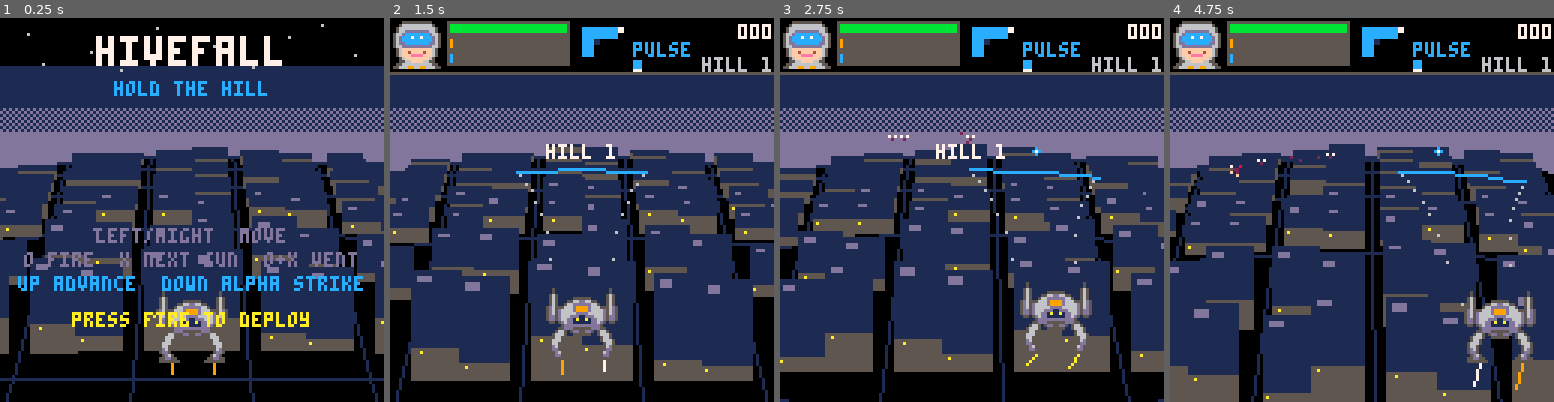
Above: before the commit, frames 1-4 (left to right).
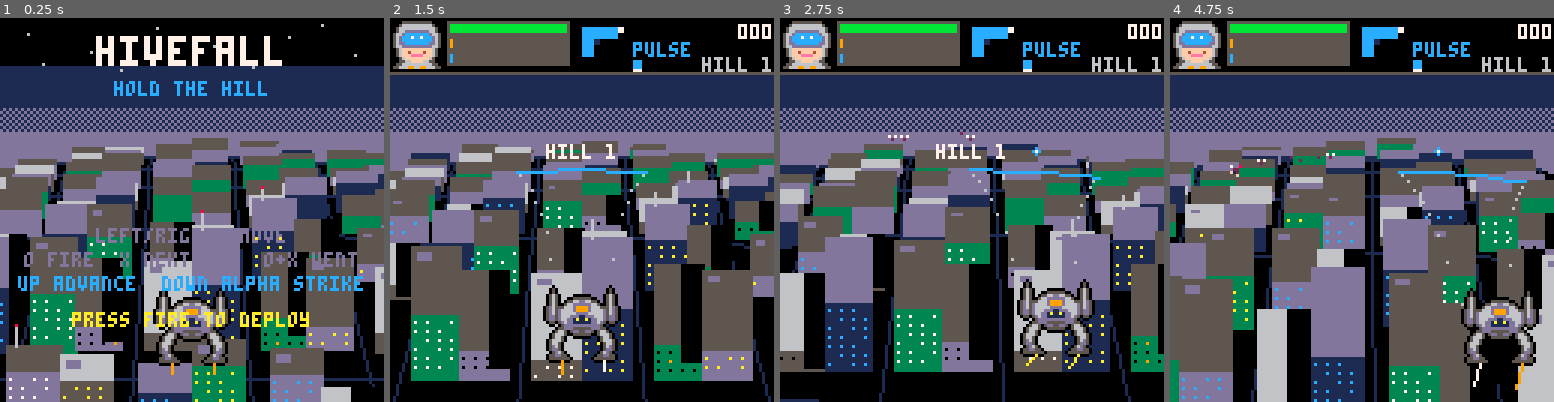
Above: after the commit, the same moments.

Repository: drachis/carts
Game: PICO-8 cartridge proj/hivefall/hivefall.p8
Same seed, same stepped clock (60 frames per second), same inputs: the game is played once before the commit and once after it.
Inputs:
- Up to frame 1 (0.25 s): no input
- Up to frame 2 (1.5 s): tap X (X key) at 0.33, 1.07 s; tap O (Z key) at 0.7 s
- Up to frame 3 (2.75 s): hold Right 1.6-2.1 s; tap O (Z key) at 1.7, 2.1, 2.5 s; tap X (X key) at 1.85 s; hold Up 2.15-2.42 s; hold Right from 2.47 s (still down)
- Up to frame 4 (4.75 s): tap O (Z key) every 0.4 s from 2.9 to 4.5 s; tap X (X key) at 2.97, 4.08 s; release Right at 3.03 s; hold Left 3.08-3.58 s; hold Down 3.63-3.97 s; hold Right 4.02-4.68 s; hold Up from 4.73 s (still down)

The runs differ from the first frame. In frame 1, 44% of the frame differs, in the area x 0-100%, y 31-100%; in frame 2, 44%; in frame 3, 42%; in frame 4, 50%.

Commit message:
hivefall: towers with windows, colours and masts that are damaged, then burning shells, as the city falls (5862 tokens)
Co-Authored-By: Claude Opus 5.5 <noreply@anthropic.com>

Diff:
--- a/proj/hivefall/data.lua
+++ b/proj/hivefall/data.lua
@@ -135,4 +135,7 @@
 
 skyline=split"7,12,9,16,7,13,20,8,11,15,6,18,10,14,7,12,9,17,8,11,14,9"
 blast_colours=split"7,10,9,8,2"
+-- a tower takes one of four wall,roof pairs and one of three window colours
+tower_tints=split"5,6,13,5,3,5,1,13"
+window_tints=split"10,12,7"
 stars=split"9,5,30,11,52,3,71,9,96,6,118,12,84,16,40,17,14,15,107,2"
--- a/proj/hivefall/mech.lua
+++ b/proj/hivefall/mech.lua
@@ -239,6 +239,14 @@
 
 function draw_player()
  local sx,sy=project(player.x,1,hover+sin(tick/45)*1.5)
+ -- a black edge first, so it stands off the rooftops
+ local top=sy-23+player.recoil
+ for colour=1,15 do pal(colour,0) end
+ for nudge=-1,1,2 do
+  sspr(0,64,24,24,sx-12+nudge,top)
+  sspr(0,64,24,24,sx-12,top+nudge)
+ end
+ pal()
  if player.hurt_flash>0 and tick%4<2 then
   for colour=1,15 do pal(colour,8) end
  elseif player.alpha>0 and tick%4<2 then
@@ -249,7 +257,7 @@
   pal(6,9)
   pal(13,8)
  end
- sspr(0,64,24,24,sx-12,sy-23+player.recoil)
+ sspr(0,64,24,24,sx-12,top)
  pal()
  -- jump jets under the feet, longer under boost
  for jet=-7,7,14 do
--- /dev/null
+++ b/proj/hivefall/tests/test_city.lua
@@ -0,0 +1,36 @@
+-- test_city.lua : the city drawn at four states of health, with nothing on
+-- the hill, for screenshots (city_100.png .. city_10.png), and what a full
+-- screen of towers costs. it checks the drawing runs at every state; whether
+-- the damage reads is for looking at the pictures.
+
+function btn() return false end
+btnp=btn
+function sfx() end
+music=sfx
+function update_waves() end
+
+local n=0
+local game_update,game_draw=_update60,_draw
+local states={100,70,40,10}
+
+function _draw() end
+
+function _update60()
+ n+=1
+ if n==1 then
+  reset()
+  state="play"
+ end
+ local shot=n\40+1
+ city=states[shot] or 10
+ game_update()
+ game_draw()
+ if n%40==30 and states[shot] then
+  printh("city at "..city..": cpu "..stat(1))
+  dump_screen("city_"..city)
+ end
+ if n==170 then
+  printh("ok city")
+  extcmd("shutdown")
+ end
+end
--- /dev/null
+++ b/proj/hivefall/tests/test_city.p8
@@ -0,0 +1,162 @@
+pico-8 cartridge // http://www.pico-8.com
+version 42
+__lua__
+-- test_city.p8 : run it with: py run_tests.py
+#include ../data.lua
+#include ../world.lua
+#include ../foes.lua
+#include ../mech.lua
+#include ../main.lua
+#include dump.lua
+#include test_city.lua
+…(151 lines of a section not shown)…
--- a/proj/hivefall/world.lua
+++ b/proj/hivefall/world.lua
@@ -60,12 +60,12 @@
  local depths={far_z}
  for k=8,0,-1 do
   local z=1+(k-slide)*0.625
-  if (k+turn)%2==0 and z>0.9 then add(depths,z) end
- end
- add(depths,0.9)
+  if (k+turn)%2==0 and z>0.8 then add(depths,z) end
+ end
+ add(depths,0.8)
  for z in all(depths) do
   line()
-  for x=-100,100,20 do grid_point(x,z,colour) end
+  for x=-100,100,40 do grid_point(x,z,colour) end
  end
  for x=-100,100,40 do
   line()
@@ -78,35 +78,67 @@
   local back=min(front+0.625,far_z)
   -- a gap for the street on the block's outer sides only
   if row%2==0 then front+=0.12 else back-=0.12 end
-  front=max(front,0.9)
+  front=max(front,0.8)
   if back>front then
    for column=0,9 do
     local left=column*20-100
     local right=left+20
     if column%2==0 then left+=4 else right-=4 end
-    local seed=(column*7+row*13)%20
-    local wrecked=seed<(100-city)/5
-    local height=wrecked and 2 or 4+seed%9
-    local x1,top,scale=project(left,front,height)
-    local x2=project(right,front,height)
-    local _,far_top=project(left,back,height)
-    local roof,wall=1,5
-    if wrecked then roof,wall=2,0 end
-    if city_flash>0 and k<3 and tick%4<2 then roof,wall=8,2 end
-    rectfill(x1,far_top,x2,top,roof)
-    rectfill(x1,top+1,x2,top+height*scale,wall)
-    if wrecked then
-     pset(x1+seed%4,far_top+1,(tick\6+seed)%3==0 and 9 or 8)
-     pset(x2-seed%3,top-1,(tick\5+seed)%3==0 and 10 or 0)
-     if rnd()<0.01 then
-      burst((x1+x2)/2,far_top,1,rnd{8,9,6},0.5,-0.04)
-     end
-    elseif scale>0.5 then
-     -- a lit window, and something on the roof to fly over
-     pset(x1+1+seed%3,top+2,10)
-     rectfill(x1+2,far_top+2,x1+2+scale*3,far_top+1+scale*2,13)
+    draw_tower(left,right,front,back,(column*7+row*13)%20,k<3)
+   end
+  end
+ end
+end
+
+-- one tower: a roof and a front wall of windows. `seed` (0..19) fixes its
+-- height, colours and roof, and its turn to suffer: as the city falls a
+-- tower is first damaged (windows out, some alight, a bite out of its
+-- top), then a burning ruin a third the height.
+function draw_tower(left,right,front,back,seed,near_row)
+ local harm=(100-city)/5-seed
+ local ruined=harm>0
+ local height=6+seed%8*2
+ if ruined then height/=3 end
+ local x1,top,scale=project(left,front,height)
+ local x2=x1+(right-left)*(0.6+scale/3)
+ local _,far_top=project(left,back,height)
+ local base=top+height*scale
+ local wall,roof=tower_tints[seed%4*2+1],tower_tints[seed%4*2+2]
+ if ruined then wall,roof=0,0 end
+ if city_flash>0 and near_row and tick%4<2 then wall,roof=2,8 end
+ rectfill(x1,far_top,x2,top,roof)
+ rectfill(x1,top+1,x2,base,wall)
+
+ if ruined then
+  -- a charred shell with a fire in it
+  rect(x1,far_top,x2,base,5)
+  circfill((x1+x2)/2+rnd(3)-1,(far_top+top)/2,scale*2+rnd(2),rnd{8,9,10})
+  if rnd()<0.02 then
+   burst((x1+x2)/2,far_top,1,rnd{5,6,9},0.5,-0.05)
+  end
+ elseif scale>0.6 then
+  local damaged=harm>-4
+  local glass=window_tints[seed%3+1]
+  for across=0,(x2-x1-2)\4 do
+   for down=0,min(6,(base-top-4)\3) do
+    local pane=across*3+down*5+seed
+    local colour=pane%4>0 and glass
+    if damaged then
+     colour=pane%5==0 and (tick\8+pane)%2*9 or 0
+    end
+    if colour then
+     pset(x1+1+across*4,top+3+down*3,colour)
     end
    end
+  end
+  if damaged then
+   rectfill(x2-2-scale*4,far_top,x2,top+scale*5,0)
+  elseif seed%5==0 then
+   -- a mast with a light
+   line(x1+3,far_top,x1+3,far_top-scale*5,6)
+   if tick%60<30 then pset(x1+3,far_top-scale*5,8) end
+  else
+   rectfill(x1+2,far_top+2,x1+2+scale*3,far_top+1+scale*2,13)
   end
  end
 end
Not shown, changed: 151 lines of the sprite sheet (__gfx__) section of proj/hivefall/tests/test_city.p8
Not shown, changed: the music (__music__) section of proj/hivefall/tests/test_city.p8
Not shown, changed: the sound effects (__sfx__) section of proj/hivefall/tests/test_city.p8
Not shown, changed: proj/hivefall/DESIGN.md
